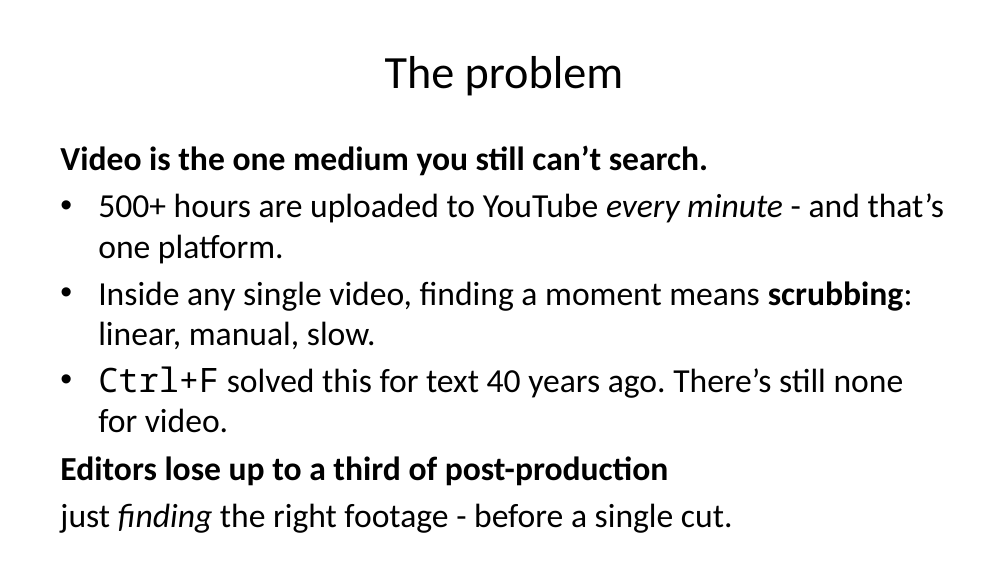
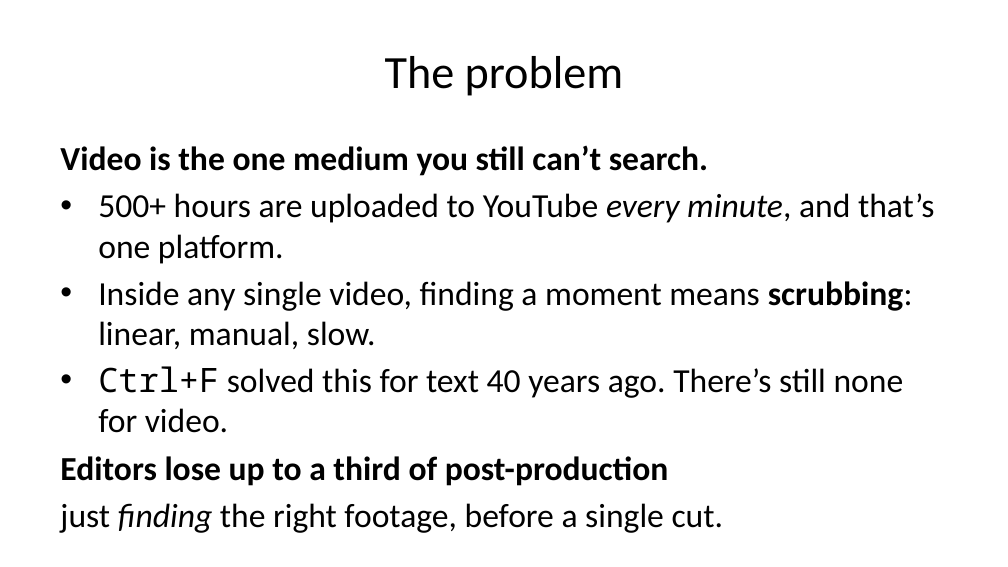
Before and after one commit to ernest-opara/scrubless, a slide deck: slide 2 of docs/PITCH-editable.pptx. Drawn at 1008x567 pixels with LibreOffice and Linux fonts; fonts in the diff are those of the drawing. Boxes give left, top, right and bottom in pixels: in the first picture for what was removed or moved away, otherwise in the second. Text is boxed around its words. In the diff, an @@ line names an element or a change of style, - is before the commit and + after.

```diff
--- a/docs/PITCH-editable.pptx
+++ b/docs/PITCH-editable.pptx
@@ text at [98, 193, 935, 264]: text changed @@
-• 500+ hours are uploaded to YouTube every minute - and that’s one platform.
+• 500+ hours are uploaded to YouTube every minute, and that’s one platform.
@@ text at [60, 503, 724, 533]: text changed @@
-just finding the right footage - before a single cut.
+just finding the right footage, before a single cut.
```
Also in this commit, not shown: 11 other slides changed, 12 other files.
